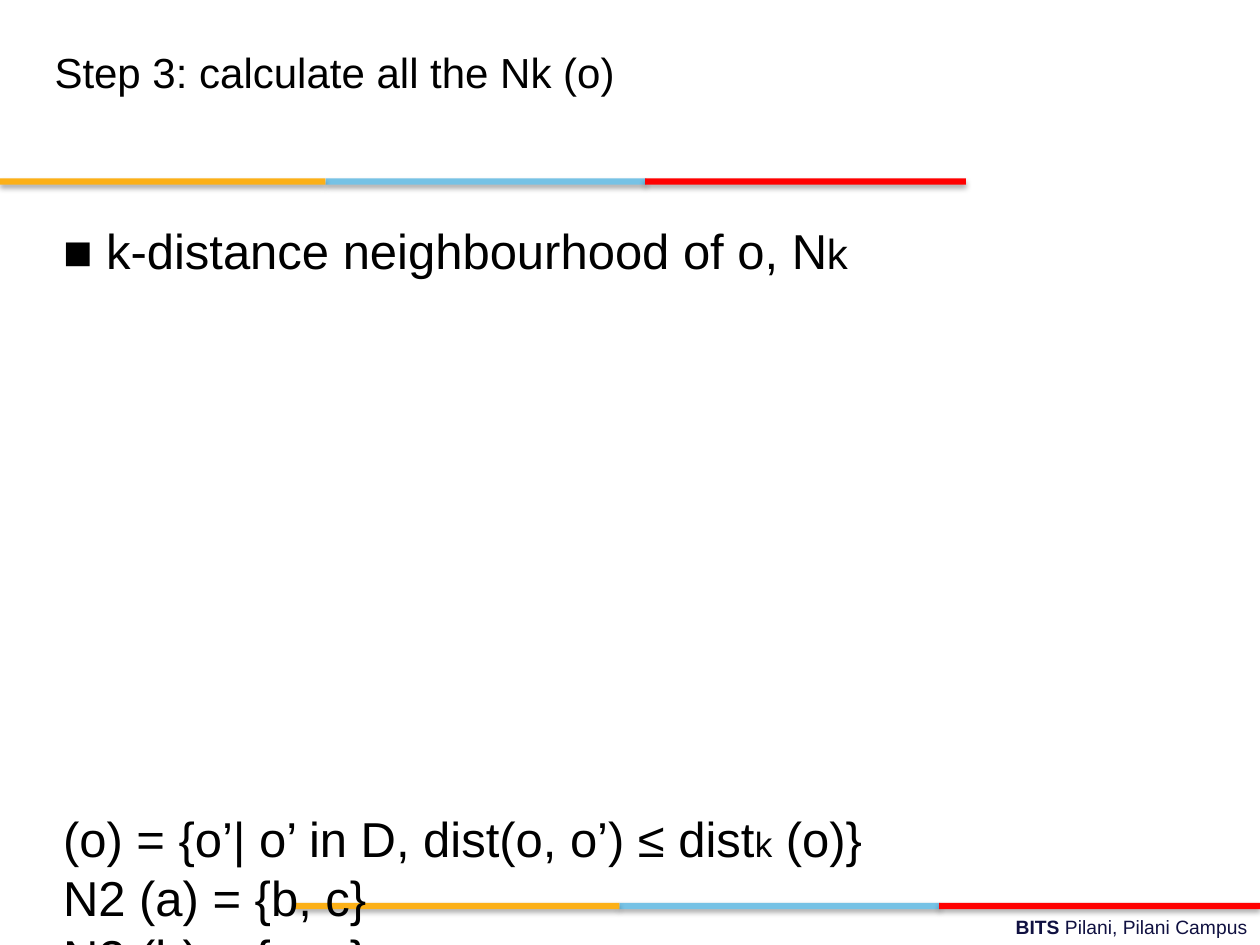
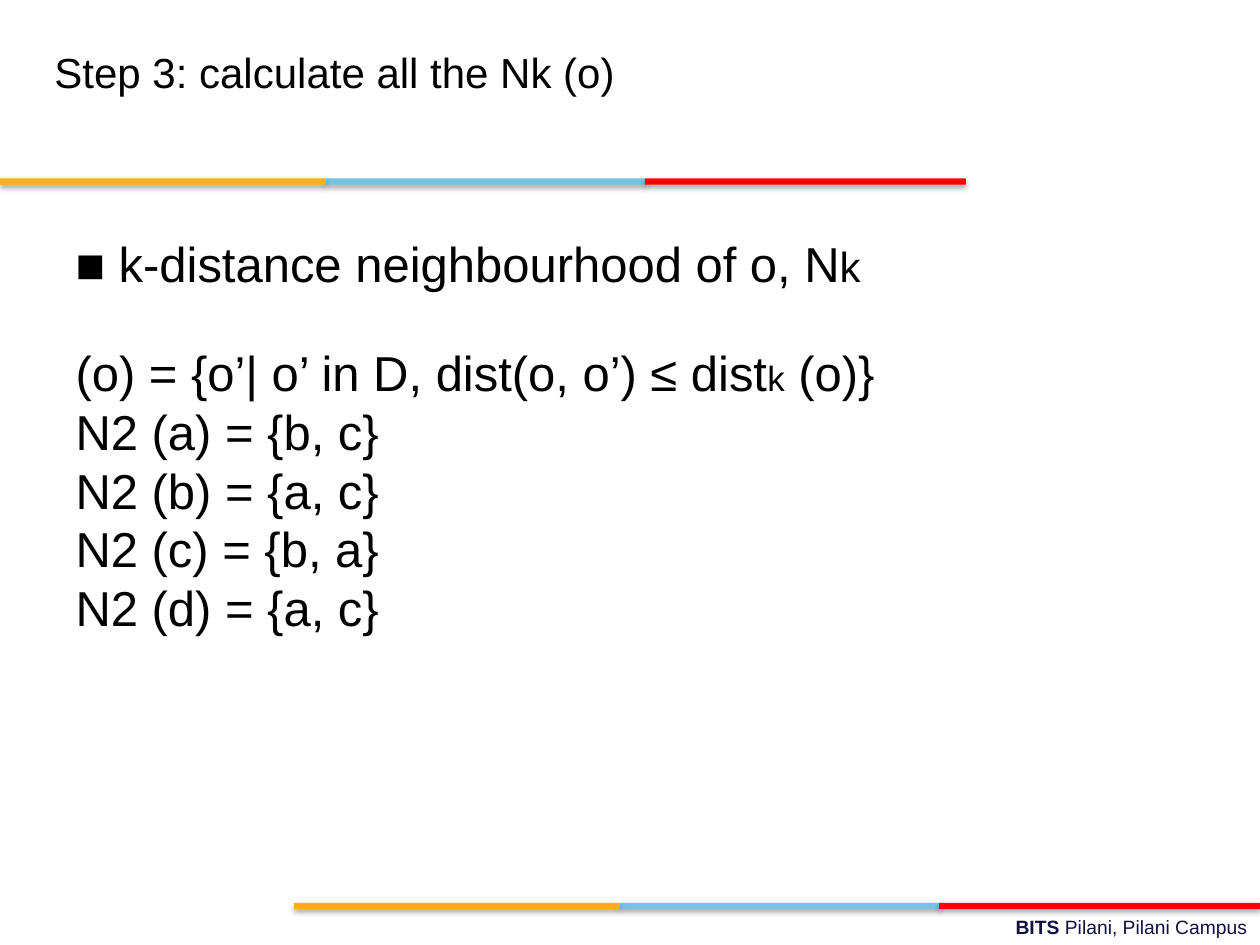
Before and after one commit to ElisonSherton/MTech_DSE, a slide deck: slide 28 of Sem1/DM/lecture_slides/Outlier ananlysis.pptx. Drawn at 1260x945 pixels with LibreOffice and Linux fonts; fonts in the diff are those of the drawing; background and template pictures are left out. Boxes give left, top, right and bottom in pixels: in the first picture for what was removed or moved away, otherwise in the second. Text is boxed around its words. In the diff, an @@ line names an element or a change of style, - is before the commit and + after.

```diff
--- a/Sem1/DM/lecture_slides/Outlier ananlysis.pptx
+++ b/Sem1/DM/lecture_slides/Outlier ananlysis.pptx
@@ text "■ k-distance neighbourhood of o, ..." rewrapped from box(63, 233, 862, 926) to box(76, 246, 874, 636) @@
```
Also in this commit, not shown: 20 other slides changed, 2 slides added, 3 slides removed, 15 other files.
